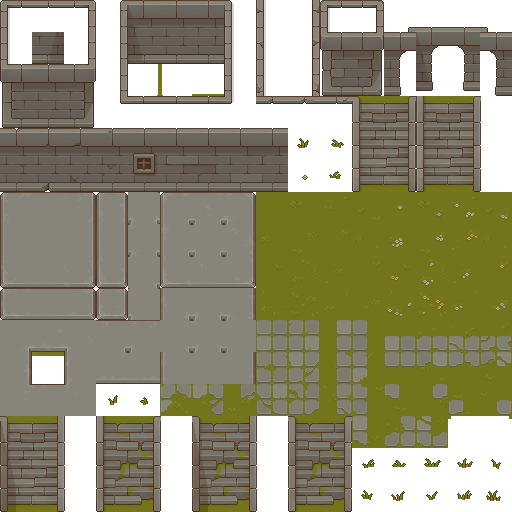
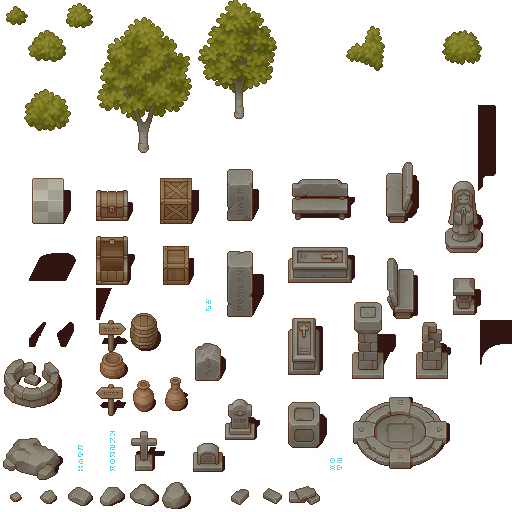
Layer changes from the first 512x512 image to the second:
hid group "Group 1" (4 layers) over [0,0,512,512]
painted on "TX Tileset Wall.png" over [0,0,512,512]
removed layer "Paint Layer 3" from group "Group 1" over [0,0,512,512]
painted on "TX Tileset Grass.png" over [0,0,512,512]
painted on "TX Struct.png" over [0,0,512,512]
showed group "Group 2" (4 layers) over [0,0,512,512]
painted on "TX Props.png" over [0,0,512,512]
painted on "TX Shadow.png" over [0,0,512,512]
